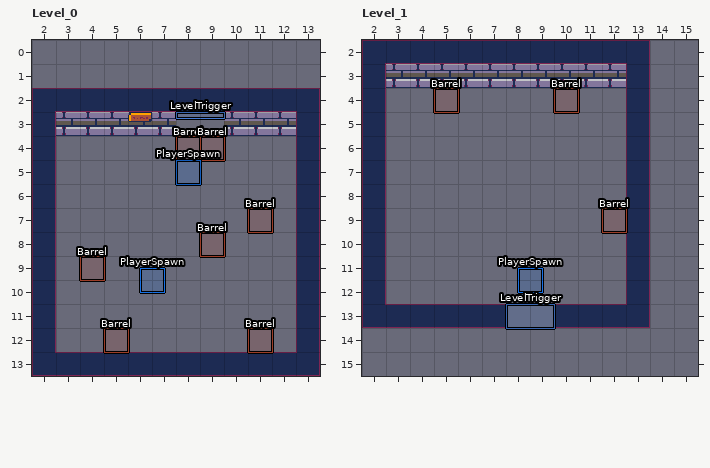
One commit to this LDtk project: Adventure/Content/Levels/world.ldtk. Above is the file before it was changed.
Cells are 16x16 px. Shown: Level_0 x 2..13, y 0..13; Level_1 x 2..15, y 2..15. The commit also changed other parts of the map, which this record leaves out.
After:
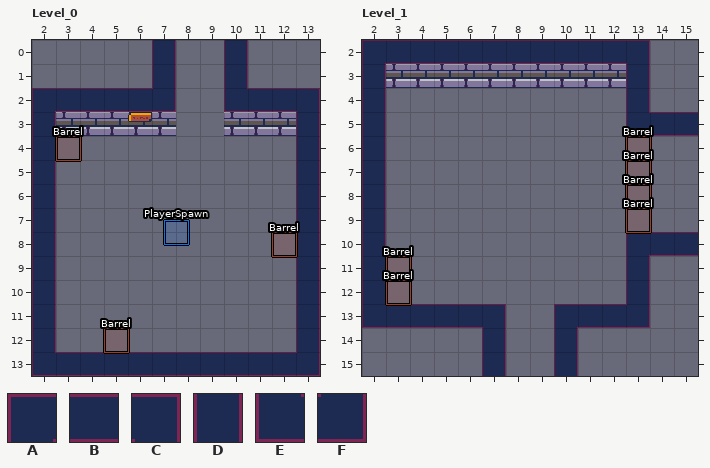
Key: from "Dungeonset": A 0, B 1, C 2, D 8, E 16, F 18.
_ is an empty cell.
Objects are placed by their top-left corner, in cells (3,4 is the top-left corner of cell 3,4); size is 1x1 cell unless given.
Tiles replaced or removed in this view: B, D.
Changes in this commit:
Changed rows in their new state; . is an unchanged cell.
Layer "Tiles", Level_0:
first column x 7:
 0 D..D
 1 D..D
 2 F__E
Layer "Entities", Level_0:
changed: "PlayerSpawn" rectangle at 6.5,9.5 -> "PlayerSpawn" rectangle at 7.5,7.5
added: "Barrel" rectangle at 3,4
added: "Barrel" rectangle at 12,8
removed: "Barrel" rectangle at 8,4
removed: "Barrel" rectangle at 9,4
removed: "PlayerSpawn" rectangle at 8,5
removed: "Barrel" rectangle at 9,8
removed: "Barrel" rectangle at 11,7
removed: "Barrel" rectangle at 4,9
removed: "Barrel" rectangle at 11,12
removed: "LevelTrigger" rectangle at 8,3 size 2x0.2
Layer "Tiles", Level_1:
first column x 7:
 5 ......EBB
 6 ......_..
 7 ......_..
 8 ......_..
 9 ......_..
10 ......ABB
13 C..A.....
14 D..D.....
15 D..D.....
Layer "Entities", Level_1:
added: "Barrel" rectangle at 13,6
added: "Barrel" rectangle at 13,7
added: "Barrel" rectangle at 13,8
added: "Barrel" rectangle at 13,9
added: "Barrel" rectangle at 3,12
added: "Barrel" rectangle at 3,11
removed: "PlayerSpawn" rectangle at 8.5,11.5
removed: "LevelTrigger" rectangle at 8,13 size 2x1
removed: "Barrel" rectangle at 5,4
removed: "Barrel" rectangle at 10,4
removed: "Barrel" rectangle at 12,9
